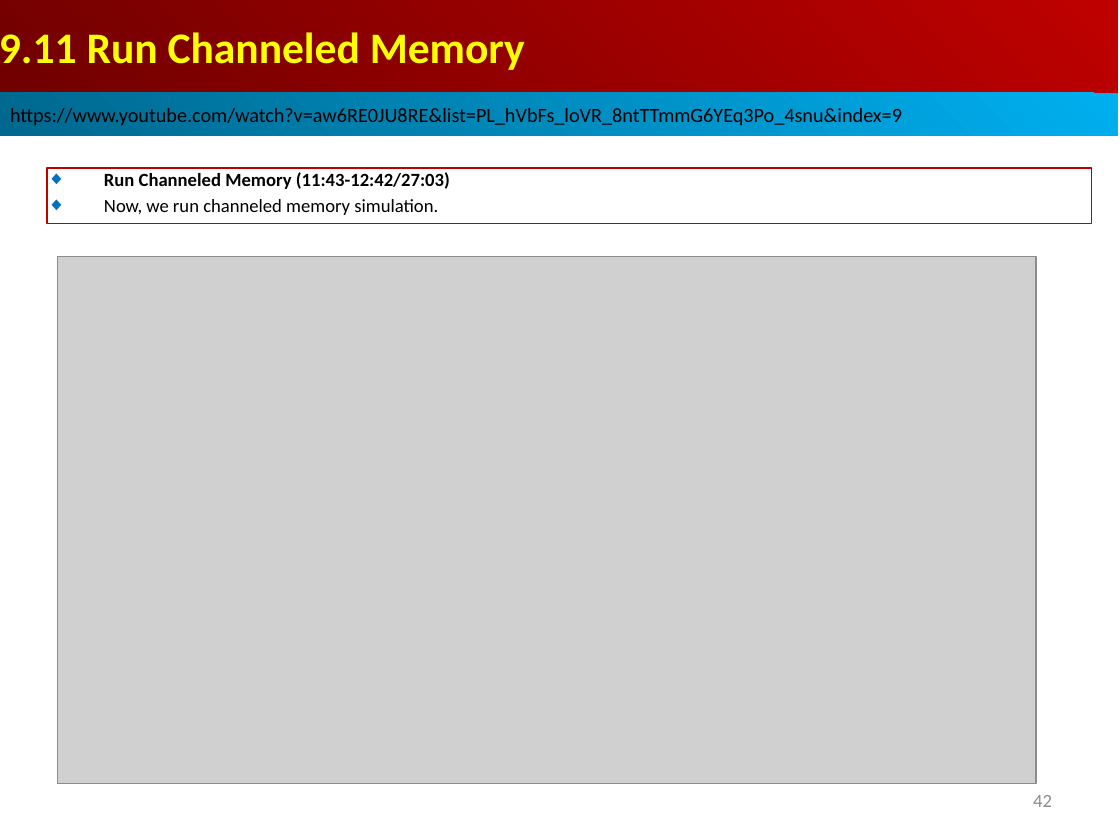
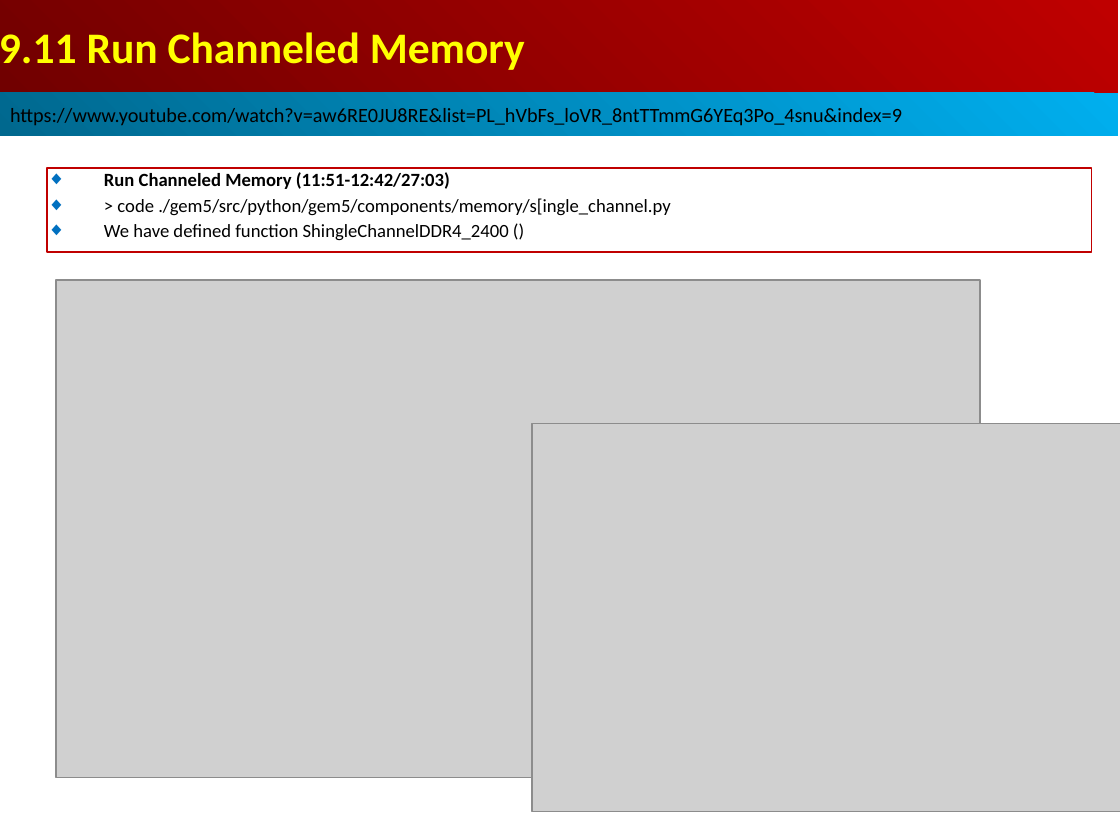
Before and after one commit to peterhchen/AIU_CS850_Gem5_McPAT, a slide deck: slide 43 of 050_Gem5/009.MemMod/000_Video/009.MemMod.ppt (slide 42 before the commit). Drawn at 1120x840 pixels with LibreOffice and Linux fonts; fonts in the diff are those of the drawing; grey boxes stand for pictures. Boxes give left, top, right and bottom in pixels: in the first picture for what was removed or moved away, otherwise in the second. Text is boxed around its words. In the diff, an @@ line names an element or a change of style, - is before the commit and + after.

```diff
--- a/050_Gem5/009.MemMod/000_Video/009.MemMod.ppt
+++ b/050_Gem5/009.MemMod/000_Video/009.MemMod.ppt
@@ rectangle "Run Channeled Memory (11:51-12:42/27:03)": place and size @@
-rectangle "Run Channeled Memory (11:51-12:42/27:03)" at (47,168,1092,224)
+rectangle "Run Channeled Memory (11:51-12:42/27:03)" at (47,168,1092,252)
@@ text in rectangle at (104,172,670,241): text changed; bold off @@
-◆ Run Channeled Memory (11:43-12:42/27:03)
-◆ Now, we run channeled memory simulation.
+◆ Run Channeled Memory (11:51-12:42/27:03)
+◆ > code ./gem5/src/python/gem5/components/memory/s[ingle_channel.py
+◆ We have defined function ShingleChannelDDR4_2400 ()
@@ picture: place and size @@
-picture at (57,256,1036,784)
+picture at (56,280,980,778)
@@ picture added at (532,423,1120,812) @@
@@ page number at (1033,811,1052,813): text changed @@
-42
+43
```
Also in this commit, not shown: 2 other slides changed, 4 slides added.
